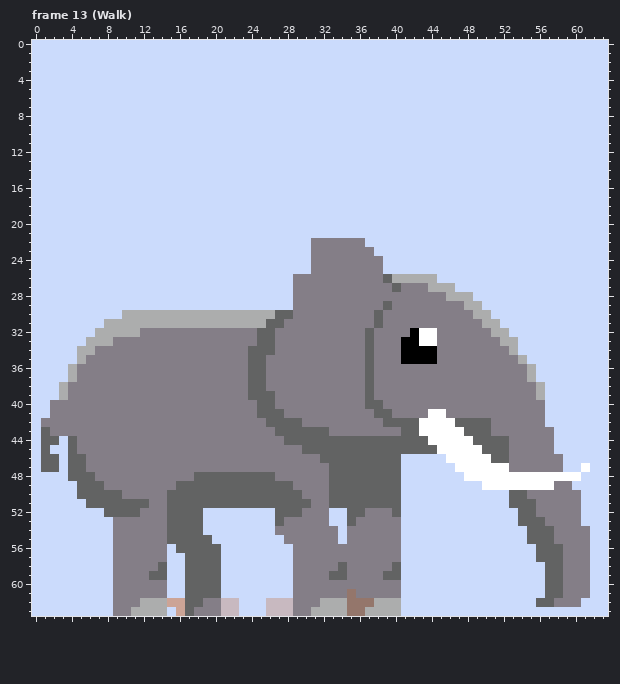
Pixel-art file, stored at Aseprite files/Elephant.aseprite. Above, as it was before the edit.
64x64 pixels, 46 frames. Shown: frame 13 (Walk). The commit also changed other frames, which this record leaves out.
Once edited:
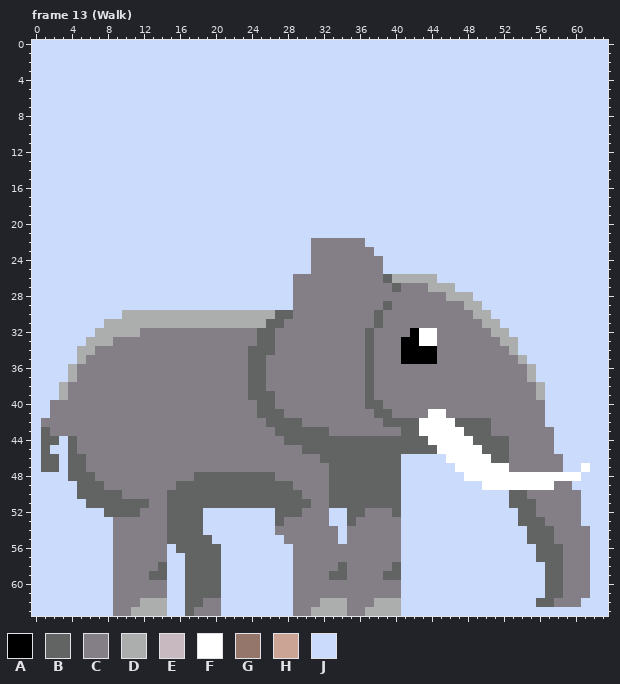
Palette (. is transparent): A #000000  B #626363  C #847e87  D #acadad  E #c8b9c0  F #ffffff  G #94766b  H #cca496  J #cbdbfc
From old to new:
{"change": "layer \"Layer 2\" added"}
{"change": "layer \"Body\" removed"}
{"change": "layer \"Particles & whatnot\" removed"}
{"where": "frame 13 (Walk)"}
{"frame":13,"y":61,"x":35,"old":"G","new":"C"}
{"frame":13,"y":62,"x":15,"old":"HH","new":"JJ"}
{"frame":13,"y":62,"x":21,"old":"EE","new":"JJ"}
{"frame":13,"y":62,"x":26,"old":"EEE","new":"JJJ"}
{"frame":13,"y":62,"x":35,"old":"GGG","new":"CCC"}
{"frame":13,"y":63,"x":16,"old":"H","new":"J"}
{"frame":13,"y":63,"x":21,"old":"EE","new":"JJ"}
{"frame":13,"y":63,"x":26,"old":"EEE","new":"JJJ"}
{"frame":13,"y":63,"x":35,"old":"GG","new":"CC"}
{"label":"changed","picture_box":[347,589,374,616]}
{"label":"changed","picture_box":[167,598,185,616]}
{"label":"changed","picture_box":[221,598,293,616]}
